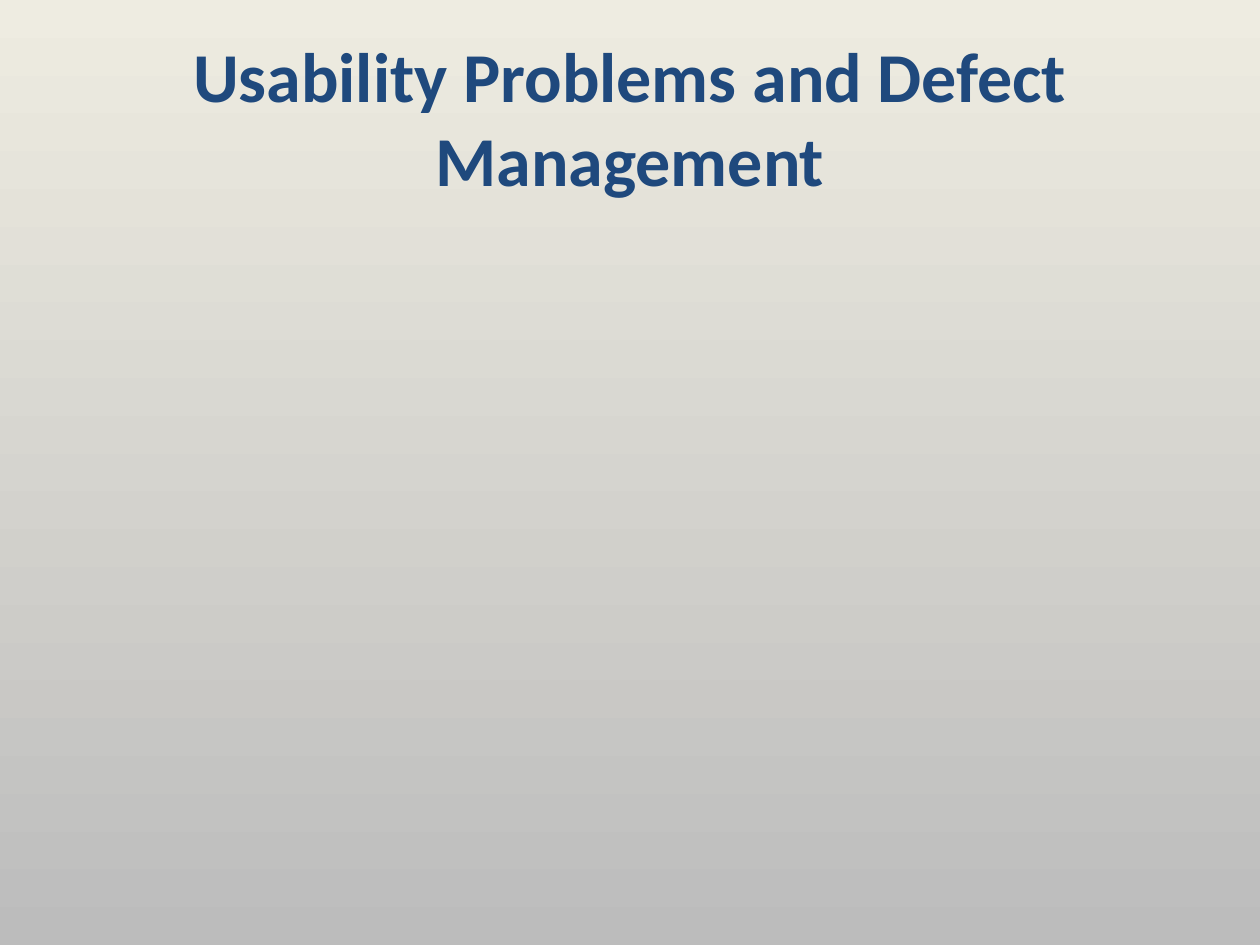
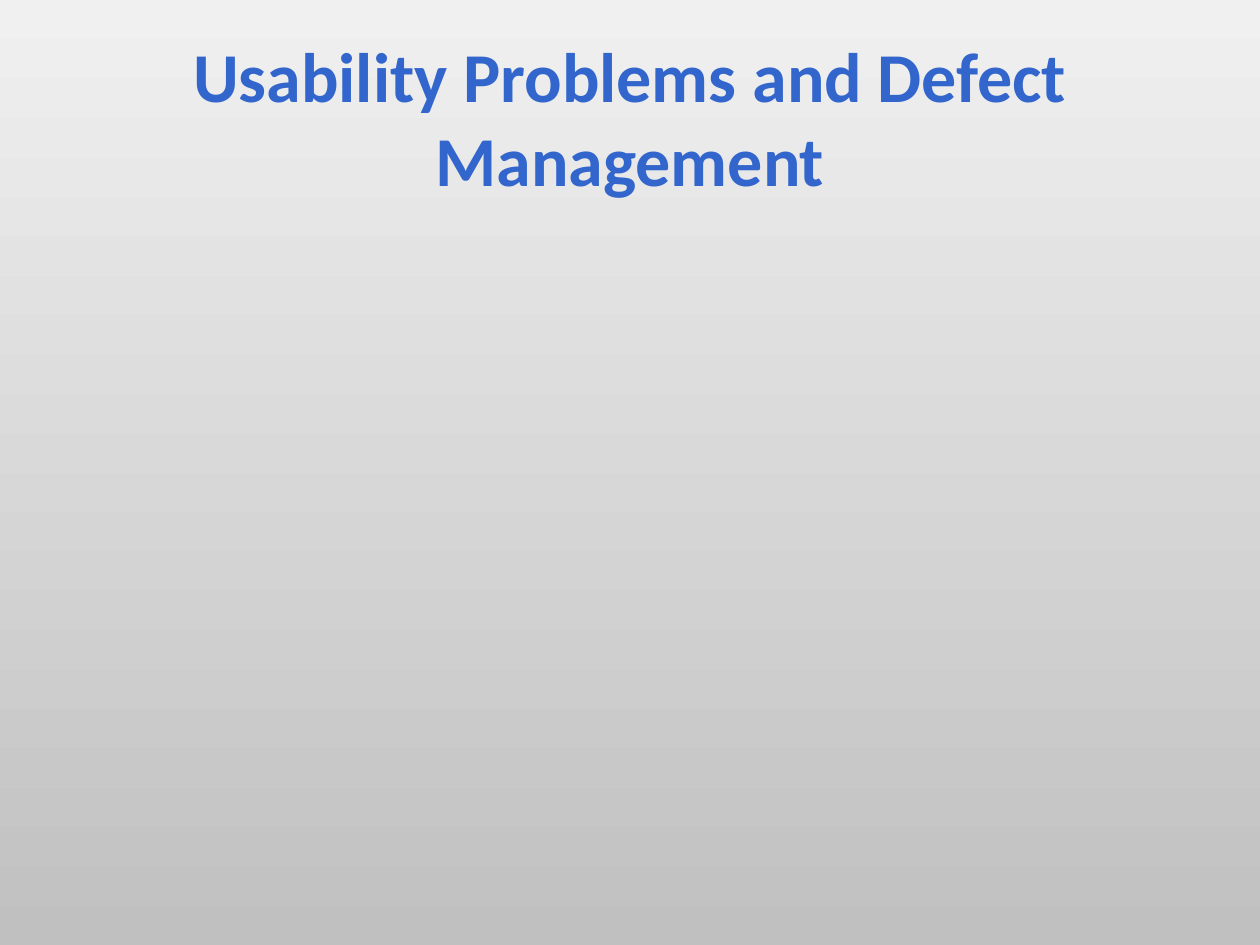
Before and after one commit to aajackson/Creepers, a slide deck: slide 12 of Documentation/MyFavs Presentation.ppt. Drawn at 1260x945 pixels with LibreOffice and Linux fonts; fonts in the diff are those of the drawing. Boxes give left, top, right and bottom in pixels: in the first picture for what was removed or moved away, otherwise in the second. Text is boxed around its words. In the diff, an @@ line names an element or a change of style, - is before the commit and + after.

```diff
--- a/Documentation/MyFavs Presentation.ppt
+++ b/Documentation/MyFavs Presentation.ppt
@@ background gradient #EEECE1 to #BCBCBC to gradient #F0F0F0 to #C0C0C0 @@
@@ title "Usability Problems and Defect Management" at (193, 53, 1066, 198): text colour #1F497D to #3366CC @@
```
Also in this commit, not shown: 13 other slides changed.
